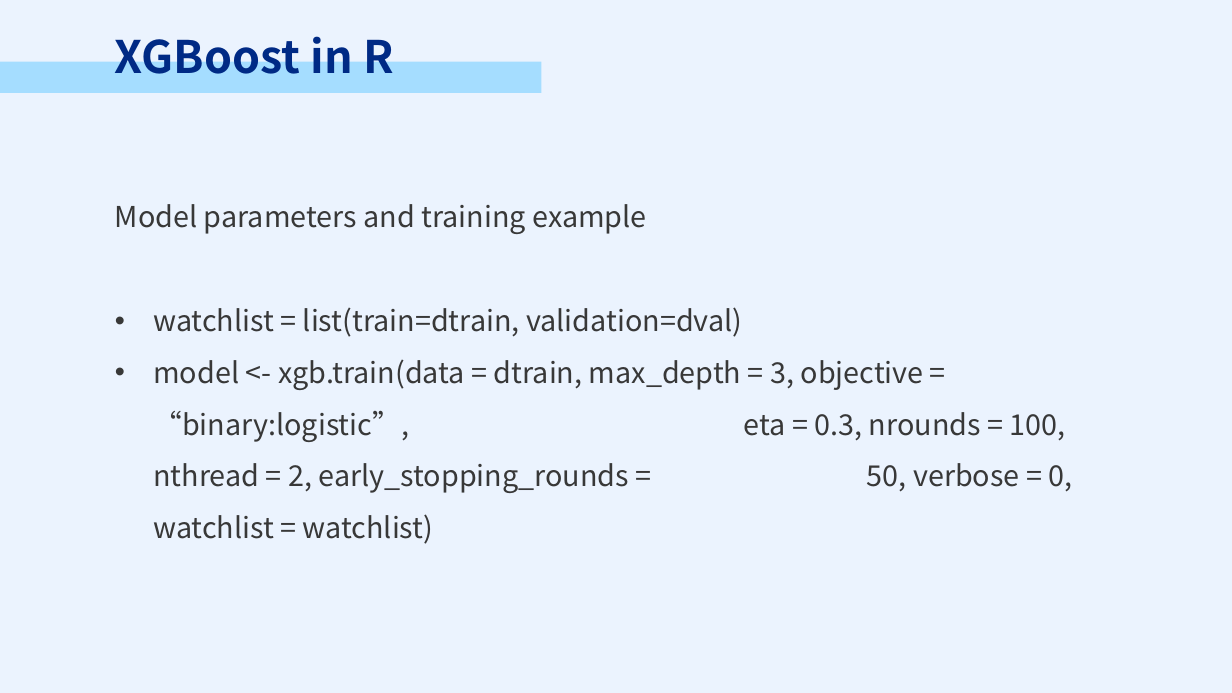
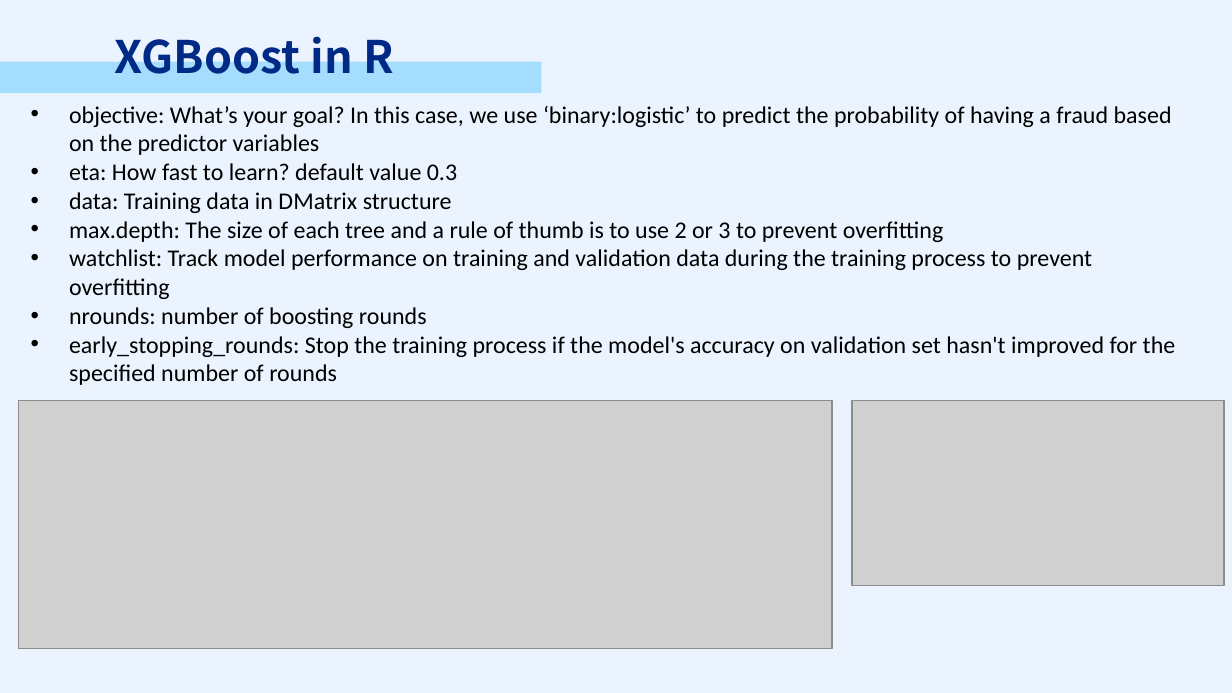
Before and after one commit to PSTAT197-F23/PSTAT197A_FP_Group1, a slide deck: slide 10 of scripts/drafts/PRESENTATION.pptx (slide 12 before the commit). Drawn at 1232x693 pixels with LibreOffice and Linux fonts; fonts in the diff are those of the drawing; grey boxes stand for pictures. Boxes give left, top, right and bottom in pixels: in the first picture for what was removed or moved away, otherwise in the second. Text is boxed around its words. In the diff, an @@ line names an element or a change of style, - is before the commit and + after.

```diff
--- a/scripts/drafts/PRESENTATION.pptx
+++ b/scripts/drafts/PRESENTATION.pptx
@@ text added at box(69, 106, 1176, 385), 14 pt, text #000000 @@
+• objective: What’s your goal? In this case, we use ‘binary:logistic’ to predict the probability of having a fraud based on the predictor variables
+• eta: How fast to learn? default value 0.3
+• data: Training data in DMatrix structure
+• max.depth: The size of each tree and a rule of thumb is to use 2 or 3 to prevent overfitting
+• watchlist: Track model performance on training and validation data during the training process to prevent overfitting
+• nrounds: number of boosting rounds
+• early_stopping_rounds: Stop the training process if the model's accuracy on validation set hasn't improved for the specified number of rounds
@@ text removed at box(115, 204, 1073, 492) @@
-Model parameters and training example
-• watchlist = list(train=dtrain, validation=dval)
-• model <- xgb.train(data = dtrain, max_depth = 3, objective = “binary:logistic”, eta = 0.3, nrounds = 100, nthread = 2, early_stopping_rounds = 50, verbose = 0, watchlist = watchlist)
@@ picture added at box(18, 400, 832, 648) @@
@@ picture added at box(853, 400, 1225, 585) @@
```
Also in this commit, not shown: 2 other slides changed, 1 slide added, 3 slides removed.
